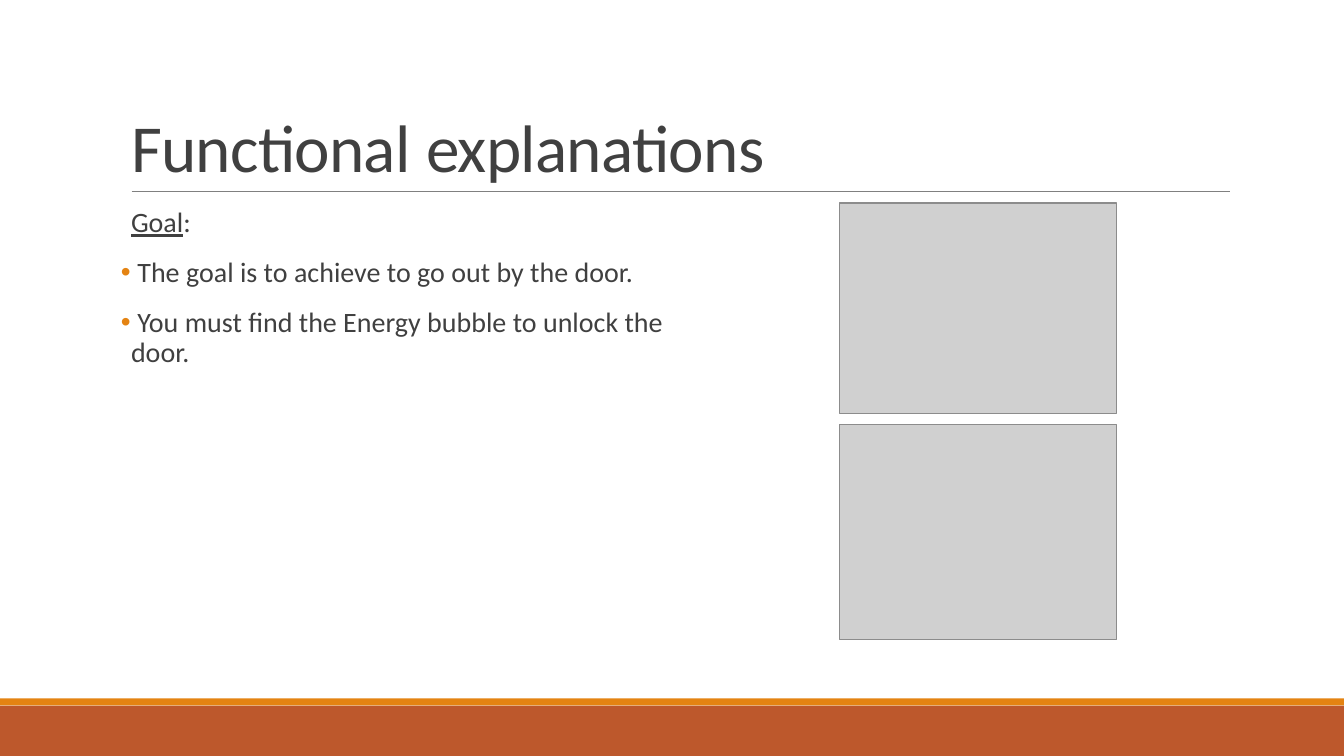
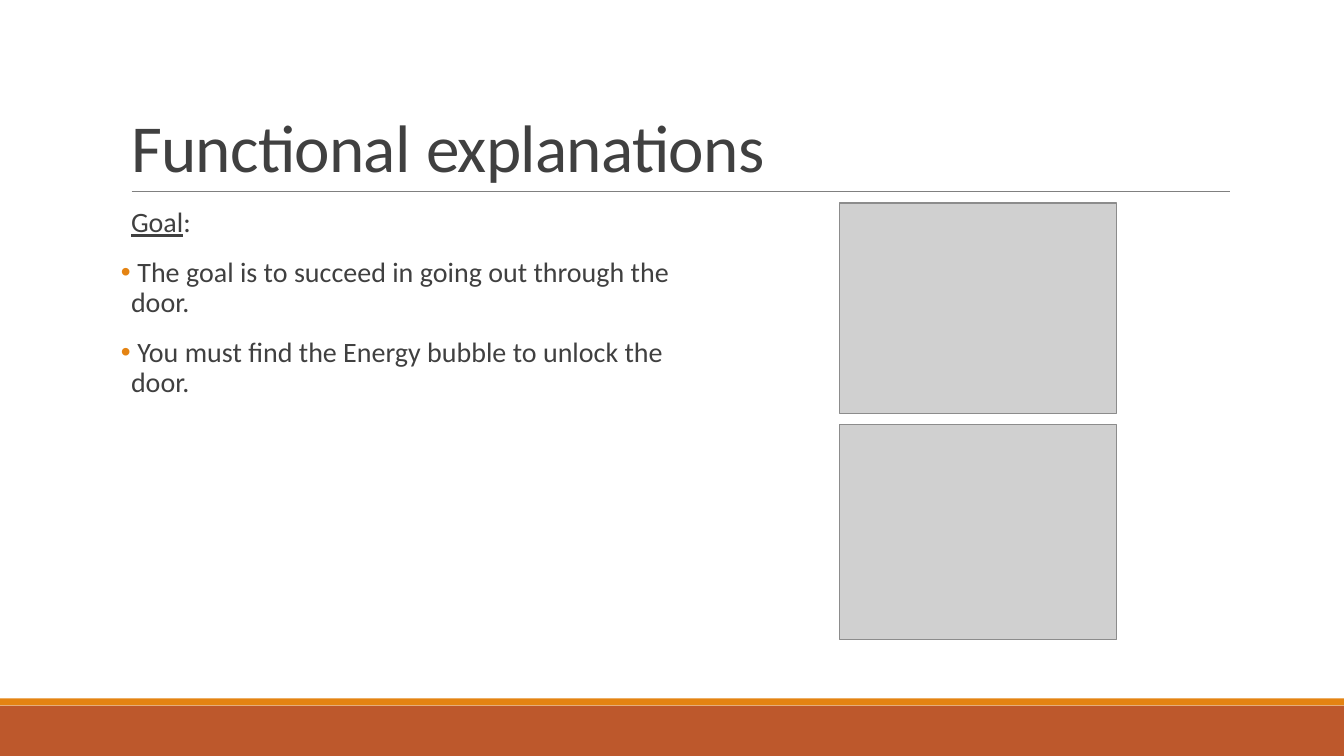
Before and after one commit to Studisys/Lorann-Java-Project----Exia-CESI-A1, a slide deck: slide 10 of Deliverables/Lorann - PowerPoint.pptx. Drawn at 1344x756 pixels with LibreOffice and Linux fonts; fonts in the diff are those of the drawing; grey boxes stand for pictures. Boxes give left, top, right and bottom in pixels: in the first picture for what was removed or moved away, otherwise in the second. Text is boxed around its words. In the diff, an @@ line names an element or a change of style, - is before the commit and + after.

```diff
--- a/Deliverables/Lorann - PowerPoint.pptx
+++ b/Deliverables/Lorann - PowerPoint.pptx
@@ text at box(131, 262, 669, 312): text changed @@
-• The goal is to achieve to go out by the door.
+• The goal is to succeed in going out through the door.
```
Also in this commit, not shown: 7 other slides changed.
